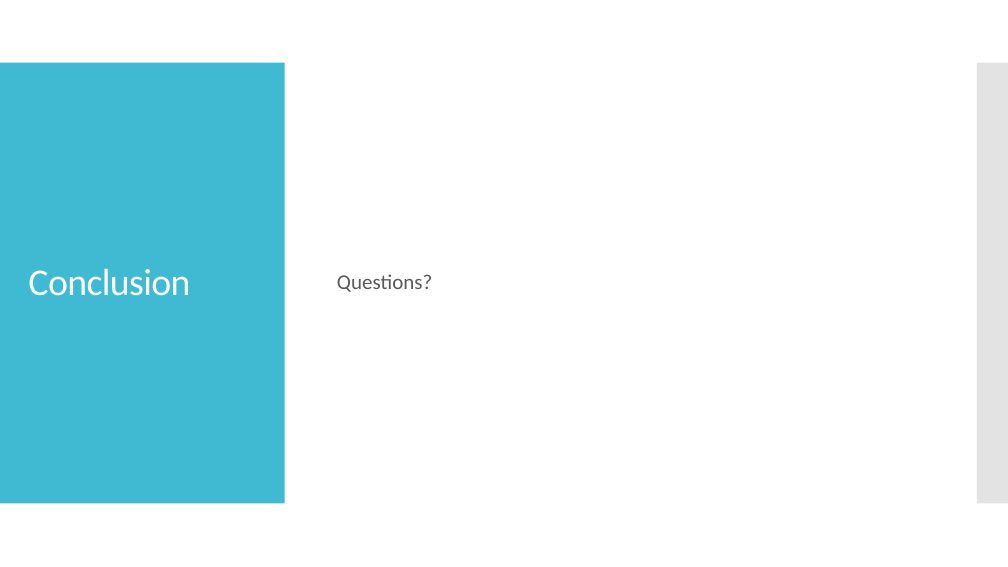
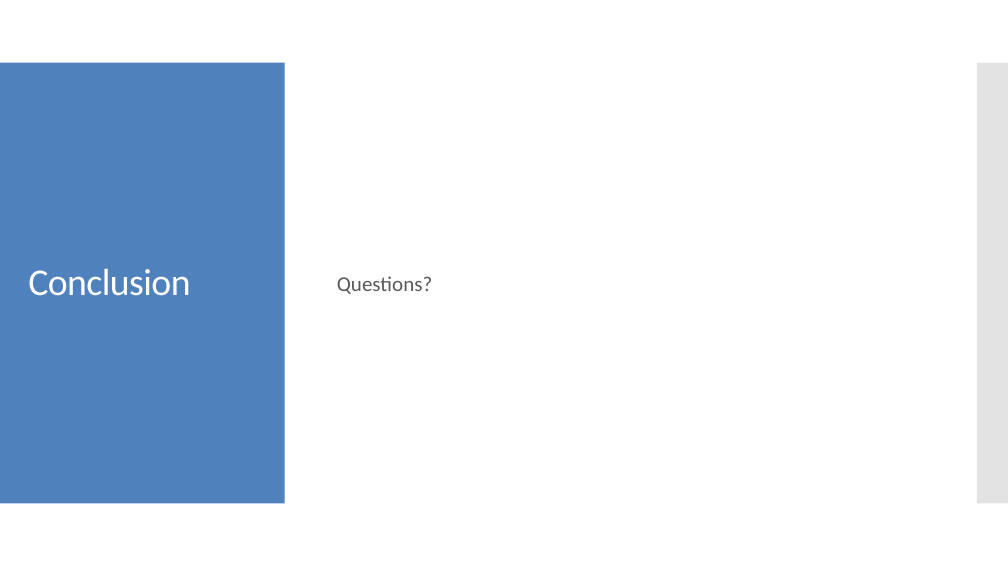
Before and after one commit to uml-app1-2016/Fridge-Friend, a slide deck: slide 7 of Fridge Friend.pptx. Drawn at 1008x567 pixels with LibreOffice and Linux fonts; fonts in the diff are those of the drawing. Boxes give left, top, right and bottom in pixels: in the first picture for what was removed or moved away, otherwise in the second. Text is boxed around its words. In the diff, an @@ line names an element or a change of style, - is before the commit and + after.

```diff
--- a/Fridge Friend.pptx
+++ b/Fridge Friend.pptx
@@ rectangle at (0,63,285,504): fill #40BAD2 to #4F81BD @@
@@ text "Questions?" at (337,276,432,294): line spacing 0.9 to 1; less space between paragraphs @@
```
Also in this commit, not shown: 6 other slides changed.
